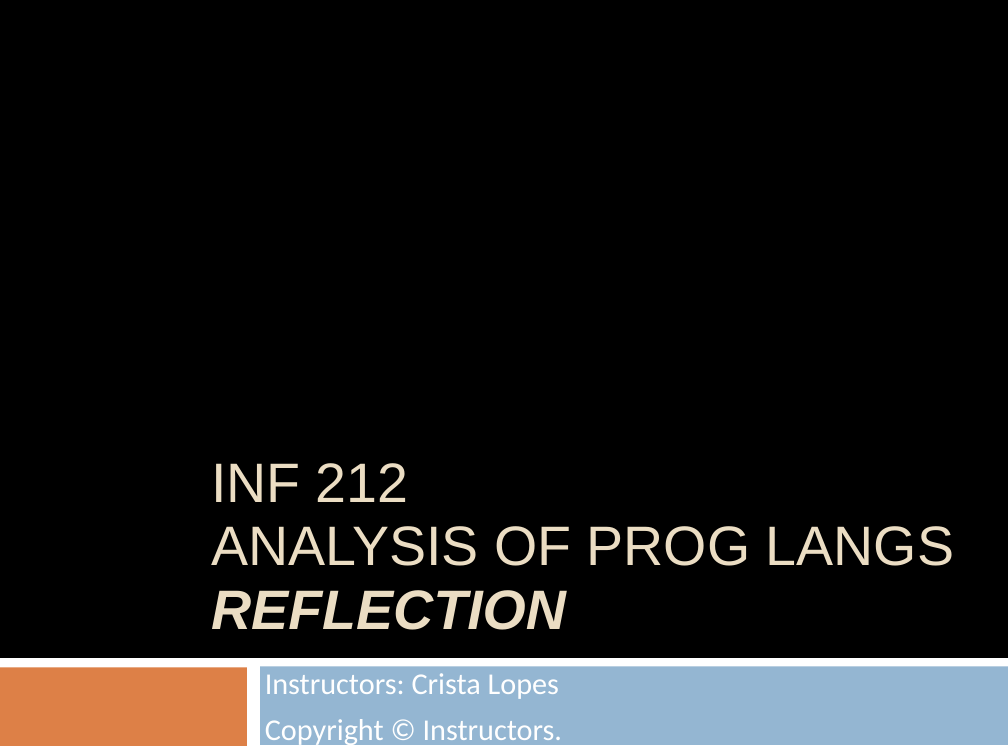
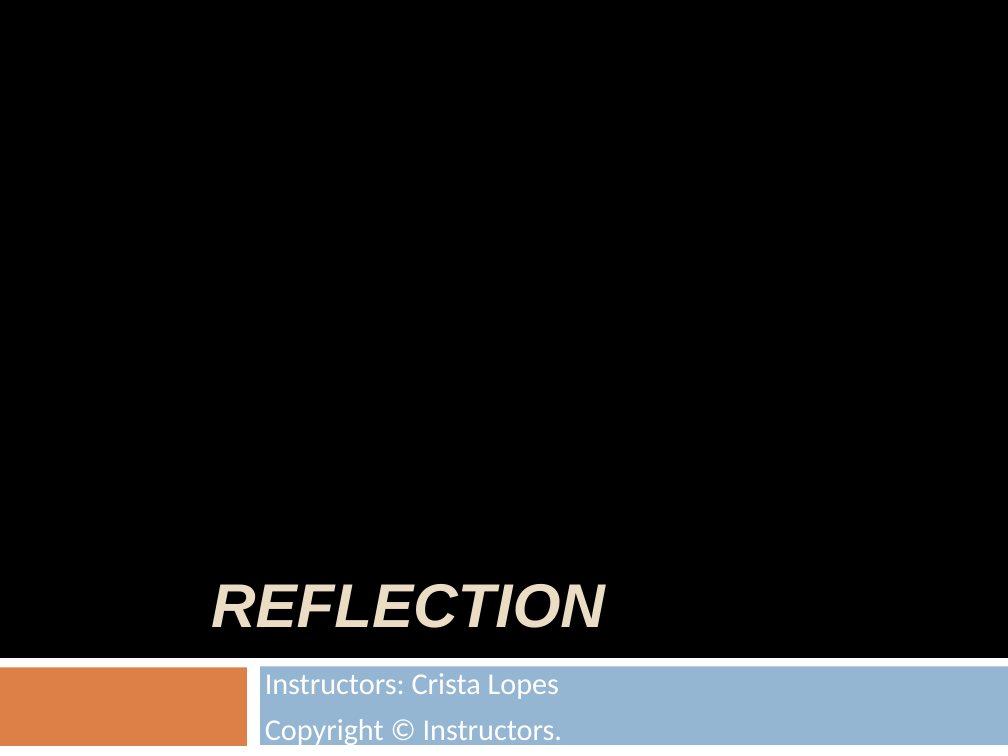
Before and after one commit to crista/EPS-slides, a slide deck: slide 1 of EPS-Reflection.pptx. Drawn at 1008x756 pixels with LibreOffice and Linux fonts; fonts in the diff are those of the drawing; background and template pictures are left out. Boxes give left, top, right and bottom in pixels: in the first picture for what was removed or moved away, otherwise in the second. Text is boxed around its words. In the diff, an @@ line names an element or a change of style, - is before the commit and + after.

```diff
--- a/EPS-Reflection.pptx
+++ b/EPS-Reflection.pptx
@@ title at (211,584,605,628): text changed; size 44.1 to 49 pt; bold on; italic on @@
-INF 212
-ANALYSIS OF PROG LANGS
-REFLECTION
+REFLECTION
```
Also in this commit, not shown: 5 other slides changed, 1 slide added, 25 slides removed, 2 other files.
